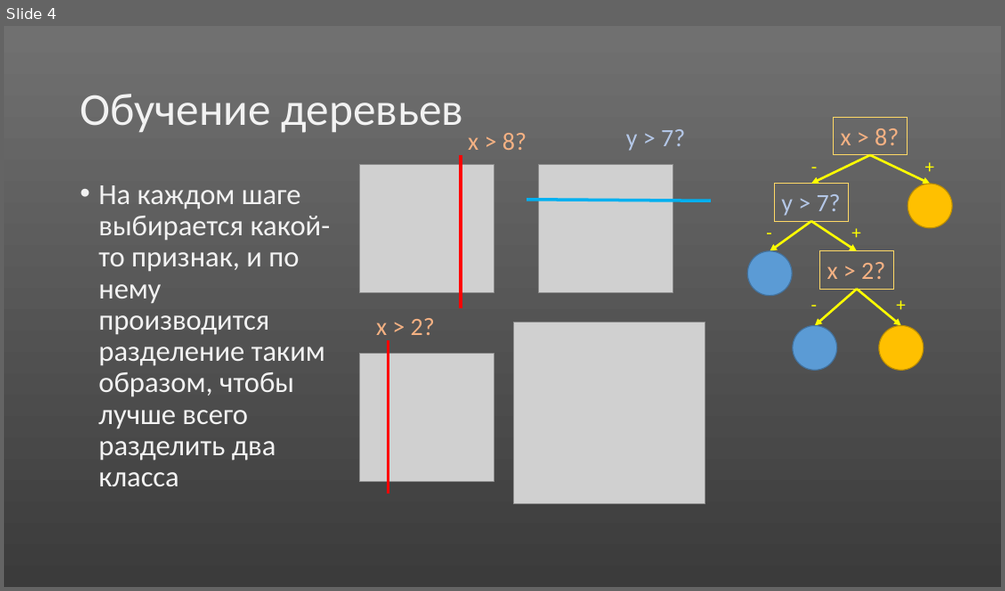
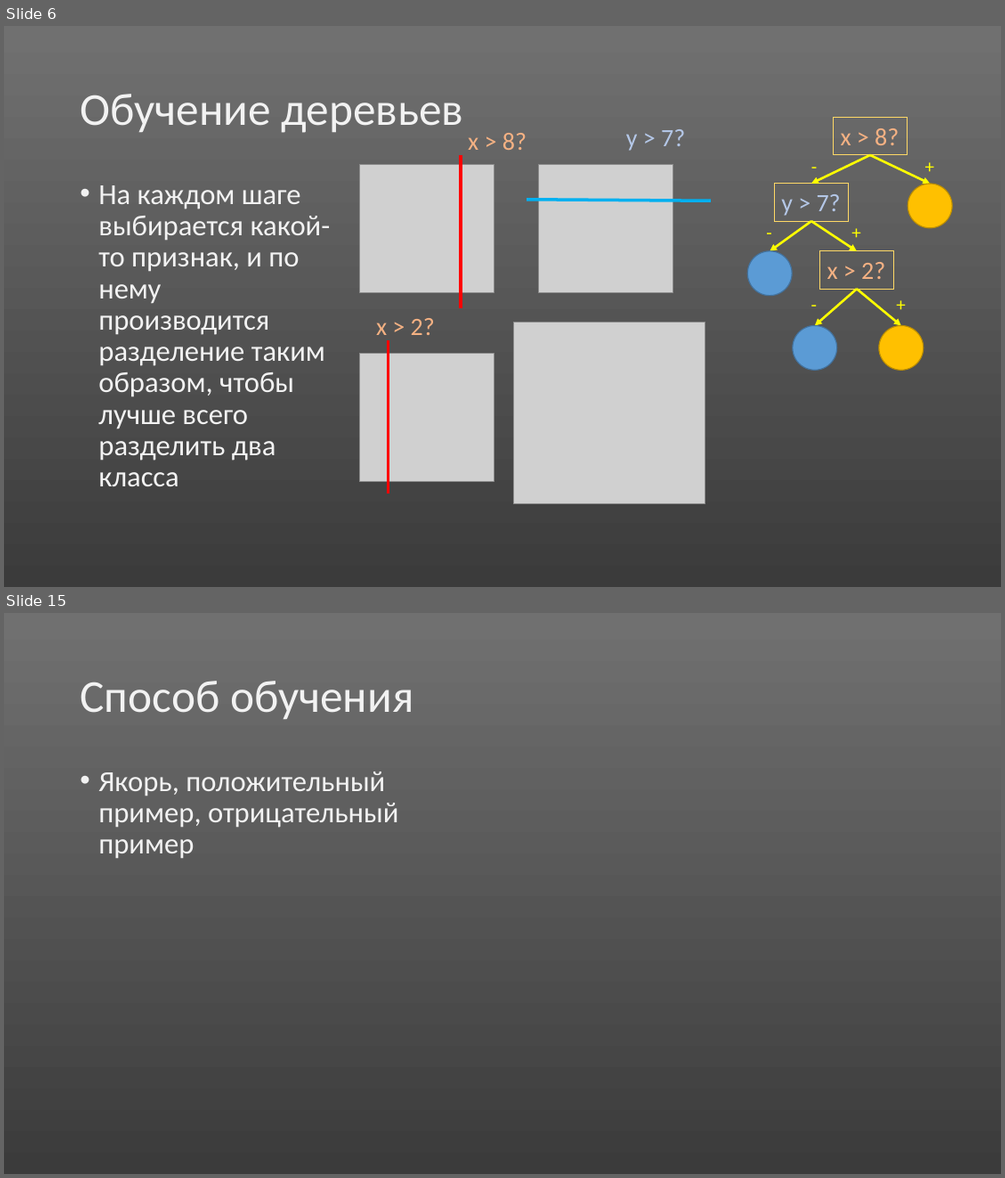
Before and after one commit to abrikos110/school-bla, a slide deck: presentations/voice-rec.pptx. Shown one above the other, each under a label of ours: slide 4 before the commit, slides 6 and 15 after it; the slides between them are not shown. The pictures are 1005x591 and 1005x1178 pixels, drawn with LibreOffice and Linux fonts; fonts in the diff are those of the drawing; grey boxes stand for pictures. Boxes give left, top, right and bottom in pixels: in the first picture for what was removed or moved away, otherwise in the second. Text is boxed around its words. In the diff, an @@ line names an element or a change of style, - is before the commit and + after.

```diff
--- a/presentations/voice-rec.pptx
+++ b/presentations/voice-rec.pptx
@@ slide 15 added at [4,613,1001,1174], background gradient #707070 to #3B3B3B @@
@@ title added at [80,681,413,719], 44 pt, text #F2F2F2 @@
+Способ обучения
@@ text added at [98,771,398,858], 28 pt, text #F2F2F2 @@
+• Якорь, положительный пример, отрицательный пример
@@ what was slide 4 is now slide 6 @@
```
Also in this commit, not shown: 6 slides changed, 7 other slides added, 1 slide removed.
